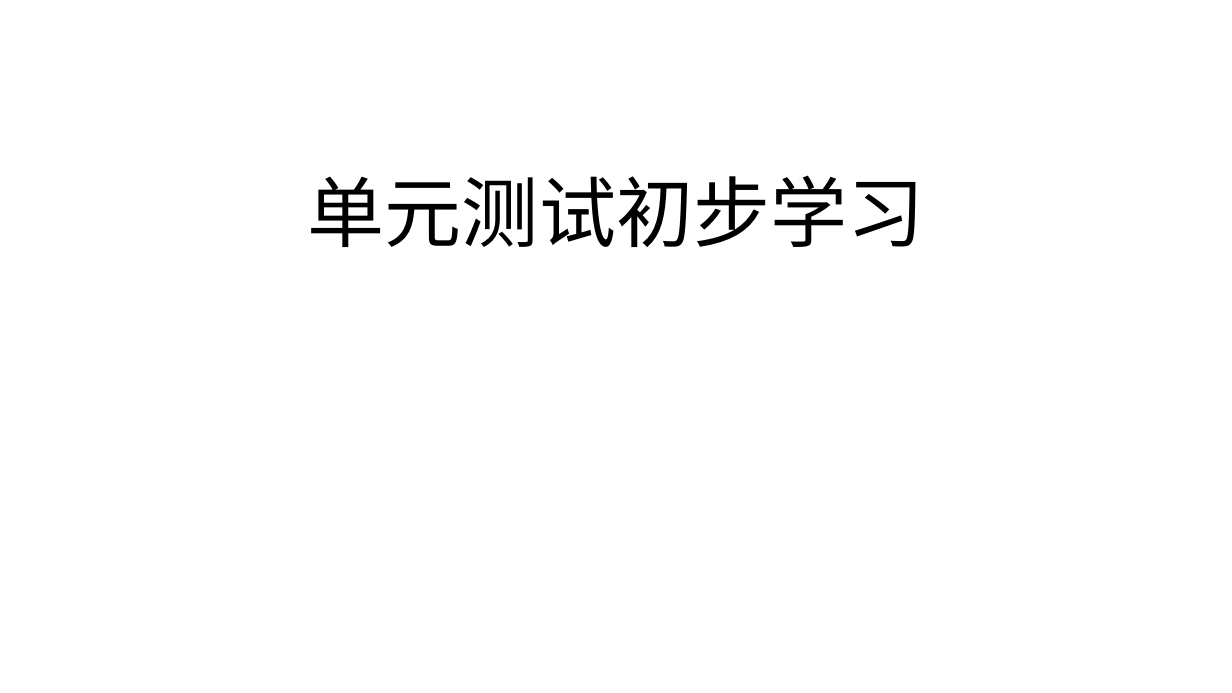
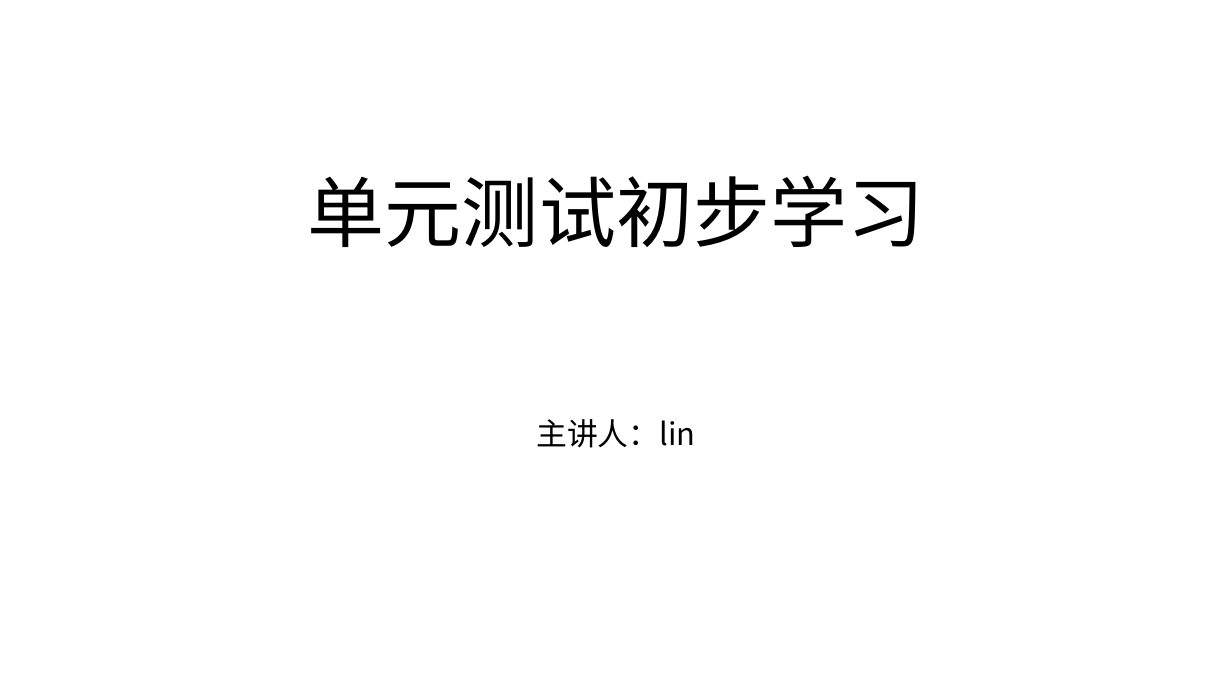
Before and after one commit to linhou/AndroidTest, a slide deck: slide 1 of 单元测试.pptx. Drawn at 1232x693 pixels with LibreOffice and Linux fonts; fonts in the diff are those of the drawing. Boxes give left, top, right and bottom in pixels: in the first picture for what was removed or moved away, otherwise in the second. Text is boxed around its words. In the diff, an @@ line names an element or a change of style, - is before the commit and + after.

```diff
--- a/单元测试.pptx
+++ b/单元测试.pptx
@@ subtitle added at bbox=[536, 419, 695, 448], 24 pt, text #000000 @@
+主讲人：lin
```
Also in this commit, not shown: 12 other slides changed, 5 slides added, 3 slides removed, 8 other files.
